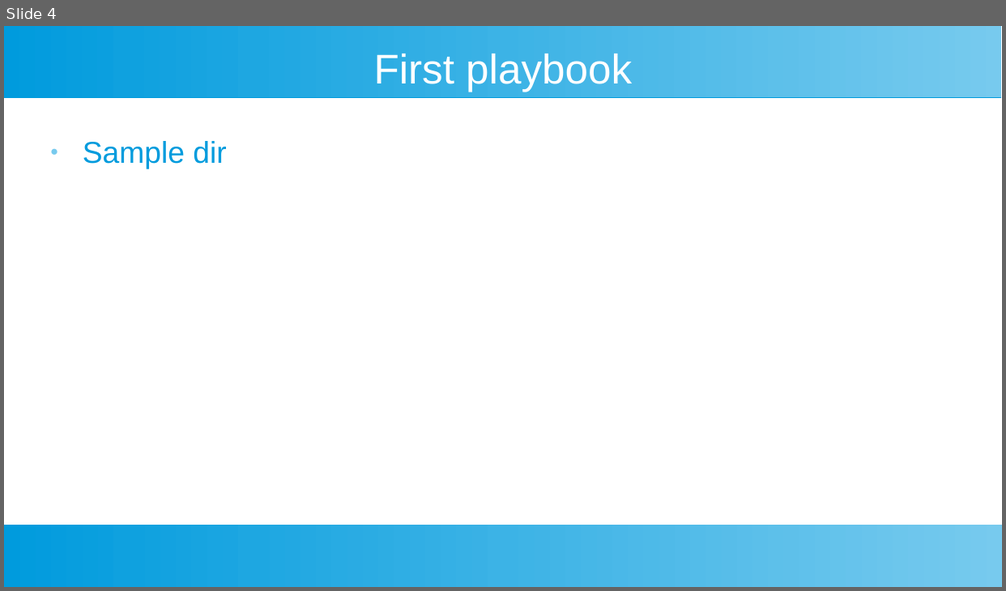
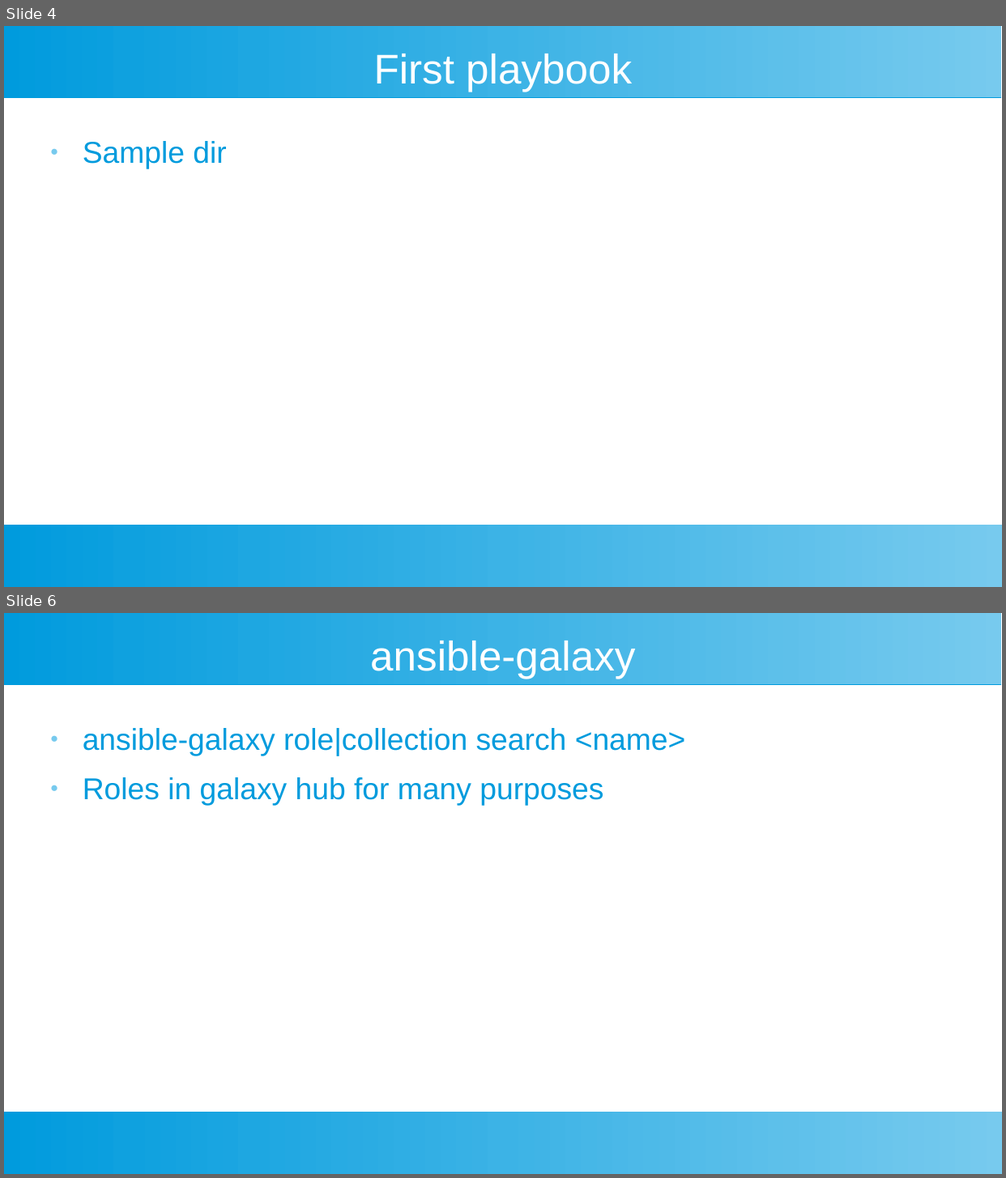
Before and after one commit to riffraff169/ansible-training, a slide deck: docs/ansible-slides.odp. Shown one above the other, each under a label of ours: slide 4 before the commit, slides 4 and 6 after it; the slides between them are not shown. The pictures are 1006x591 and 1006x1178 pixels, drawn with LibreOffice and Linux fonts; fonts in the diff are those of the drawing. Boxes give left, top, right and bottom in pixels: in the first picture for what was removed or moved away, otherwise in the second. Text is boxed around its words. In the diff, an @@ line names an element or a change of style, - is before the commit and + after.

```diff
--- a/docs/ansible-slides.odp
+++ b/docs/ansible-slides.odp
@@ slide 6 added at [4, 613, 1002, 1174], background #FFFFFF; not listed: 2 template elements that a slide beside it also shows @@
@@ title added at [370, 641, 635, 679], 33 pt, text #FFFFFF @@
+ansible-galaxy
@@ text added at [83, 728, 686, 806], 24 pt, text #009BDD @@
+● ansible-galaxy role|collection search <name>
+● Roles in galaxy hub for many purposes
```
Also in this commit, not shown: 3 other slides added, 1 other file.
